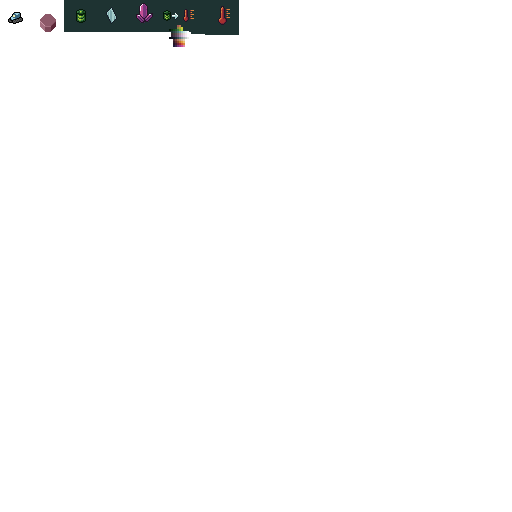
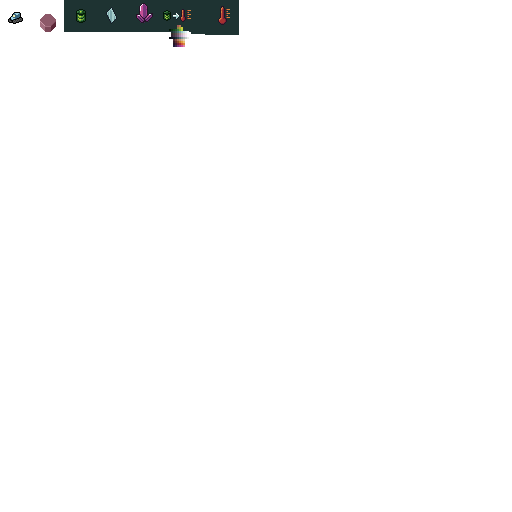
Layer changes from the first w=512, h=512 image to the second:
painted on "Layer 6" over 172, 9, 194, 22
